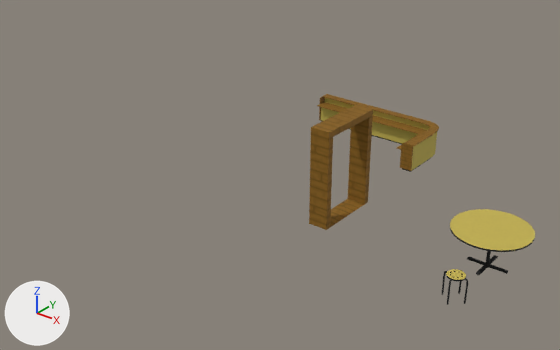
Two versions of the Blender file Assets/World/C10L1/raw/C10L1_Props.blend, one commit apart.
The view is the same before and after, from a 50 mm camera at (11.99, -17.98, 11.74) aimed at (-1.59, -0.99, 1.21). The axes (+X, +Y, +Z) are drawn at lower left. The lights are the same throughout.

Names of what the first picture shows: 'Liminal_Doorway', 'Liminal_FrontDesk', 'Liminal_Table_Head'.
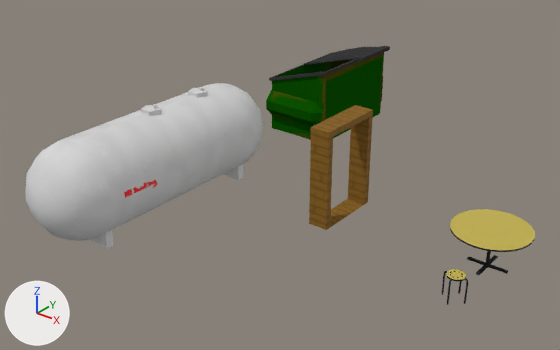
Location of each change, (x1, y1, x2, y2) in pixels of the pictures (560 x 350 px):
'SunRoom_Tank', added: after (25, 83, 264, 249)
'SunRoom_Dumpster', added (green): after (266, 52, 384, 140)
'Liminal_FrontDesk', hidden: before (317, 94, 439, 172)
'SunRoom_Dumpster_Lid', added (black): after (303, 46, 390, 65)

Diff of the bpy script that builds the scene:
```diff
--- a/Assets/World/C10L1/raw/C10L1_Props.blend.py
+++ b/Assets/World/C10L1/raw/C10L1_Props.blend.py
@@ img_uv_sunroom_dumpster_png @@
+img_uv_sunroom_dumpster_png = load_image('uv_sunroom_dumpster.png', 'SunRoom/uv_sunroom_dumpster.png', 256, 256, 'sRGB')
@@ img_uv_sunroom_tank_png @@
+img_uv_sunroom_tank_png = load_image('uv_sunroom_tank.png', 'SunRoom/uv_sunroom_tank.png', 256, 256, 'sRGB')
@@ mat_uv_sunroom_dumpster_plastic @@
+mat_uv_sunroom_dumpster_plastic = principled_material('uv_sunroom_dumpster_plastic')
+mat_uv_sunroom_dumpster_plastic.texture = img_uv_sunroom_dumpster_png
+mat_uv_sunroom_dumpster_plastic.roughness = 1.0
+mat_uv_sunroom_dumpster_plastic.specular_ior_level = 0.0
@@ mat_uv_sunroom_dumpster @@
+mat_uv_sunroom_dumpster = principled_material('uv_sunroom_dumpster')
+mat_uv_sunroom_dumpster.texture = img_uv_sunroom_dumpster_png
+mat_uv_sunroom_dumpster.roughness = 1.0
+mat_uv_sunroom_dumpster.specular_ior_level = 0.0
@@ mat_uv_tank @@
+mat_uv_tank = principled_material('uv_tank')
+mat_uv_tank.texture = img_uv_sunroom_tank_png
+mat_uv_tank.specular_ior_level = 0.0318
@@ me_cube_002 @@
+me_cube_002.from_pydata(...)  # 88 vertices, 90 faces; spans x -2.61..0.17, y -1.0..1.0, z -0.66..0.15
+me_cube_002.polygons.foreach_set('use_smooth', [True] * 90)
+me_cube_002.materials.append(mat_uv_sunroom_dumpster_plastic)  # picture img_uv_sunroom_dumpster_png
@@ me_cube_001 @@
+me_cube_001.from_pydata(...)  # 164 vertices, 138 faces; spans x -1.57..1.09, y -2.32..2.32, z 0.0..2.88
+me_cube_001.polygons.foreach_set('use_smooth', [True] * 138)
+me_cube_001.materials.append(mat_uv_sunroom_dumpster)  # picture img_uv_sunroom_dumpster_png
@@ me_sphere @@
+me_sphere.from_pydata(...)  # 222 vertices, 178 faces; spans x -1.5..1.5, y -7.5..1.5, z 0.0..3.32
+me_sphere.polygons.foreach_set('use_smooth', [True] * 178)
+me_sphere.materials.append(mat_uv_tank)  # picture img_uv_sunroom_tank_png
@@ ob_liminal_frontdesk @@
 ob_liminal_frontdesk.location = (0.0, 4.0, 0.0)
+ob_liminal_frontdesk.hide_set(True)  # its collection is switched off
@@ ob_sunroom_dumpster_lid @@
+ob_sunroom_dumpster_lid = bpy.data.objects.new('SunRoom_Dumpster_Lid', me_cube_002)
+ob_sunroom_dumpster_lid.location = (-3.41, 7.0, 2.78)
@@ ob_sunroom_dumpster @@
+ob_sunroom_dumpster = bpy.data.objects.new('SunRoom_Dumpster', me_cube_001)
+ob_sunroom_dumpster.location = (-4.5, 6.0, 0.0)
@@ ob_sunroom_tank @@
+ob_sunroom_tank = bpy.data.objects.new('SunRoom_Tank', me_sphere)
+ob_sunroom_tank.location = (-5.0, 0.0, 0.0)
```
